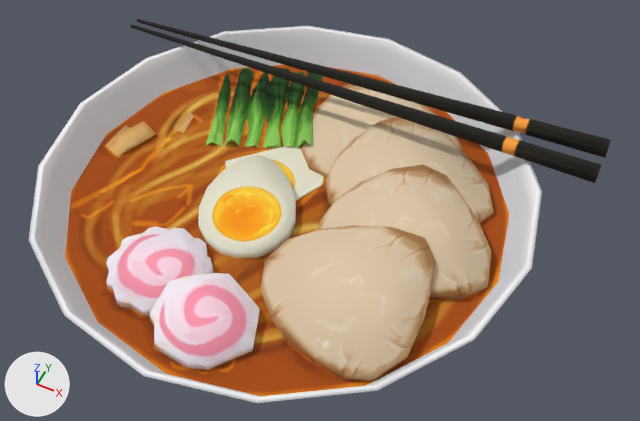
The OBJ model data/MODEL/ramen01.obj as it was, and as the next commit left it.
Before and after are seen from a camera (50 mm lens) standing at (4.05, -7.11, 9.62) and looking at (0.33, 0.33, 0.32). The axes (+X, +Y, +Z) are drawn at lower left. The lights are the same throughout. Where no turn or scale is listed for an object, it has been applied to the vertices.

Names of what the first picture shows: 'ramen01'.
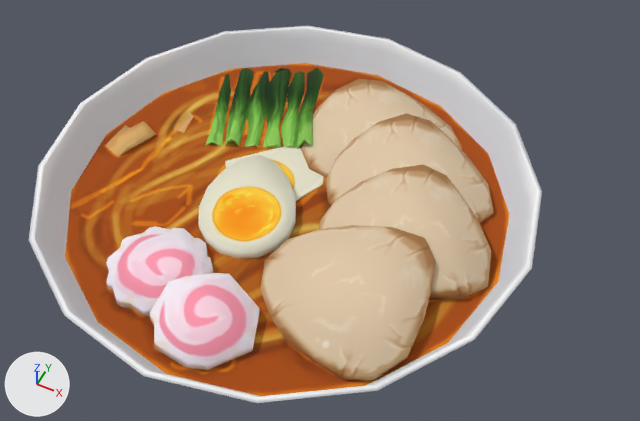
What the commit changed:
me_ramen01 has 686 vertices, 1105 faces and spans x -3.68..3.68, y -3.36..3.36, z -1.0..1.38.
me_ramen01 is used by ob_ramen01; location (0.0, 0.0, 0.0).
me_ramen01 part 1: the loose piece of 20 vertices spanning x -3.67..3.68, y 1.9..2.37, z 1.2..1.38 is deleted.
me_ramen01 part 2: the loose piece of 16 vertices spanning x -3.68..3.68, y 1.66..1.84, z 1.2..1.38 is deleted.

Where the change shows, as pixel boxes [x1, y1, x2, y2] in the pictures (640 x 421 px):
'ramen01', reshaped (12% narrower)
    before: [29, 19, 611, 403]
    after: [29, 26, 542, 403]
part 1 of me_ramen01, deleted (black)
    before: [137, 19, 611, 158]
part 2 of me_ramen01, deleted (black)
    before: [130, 24, 601, 183]
